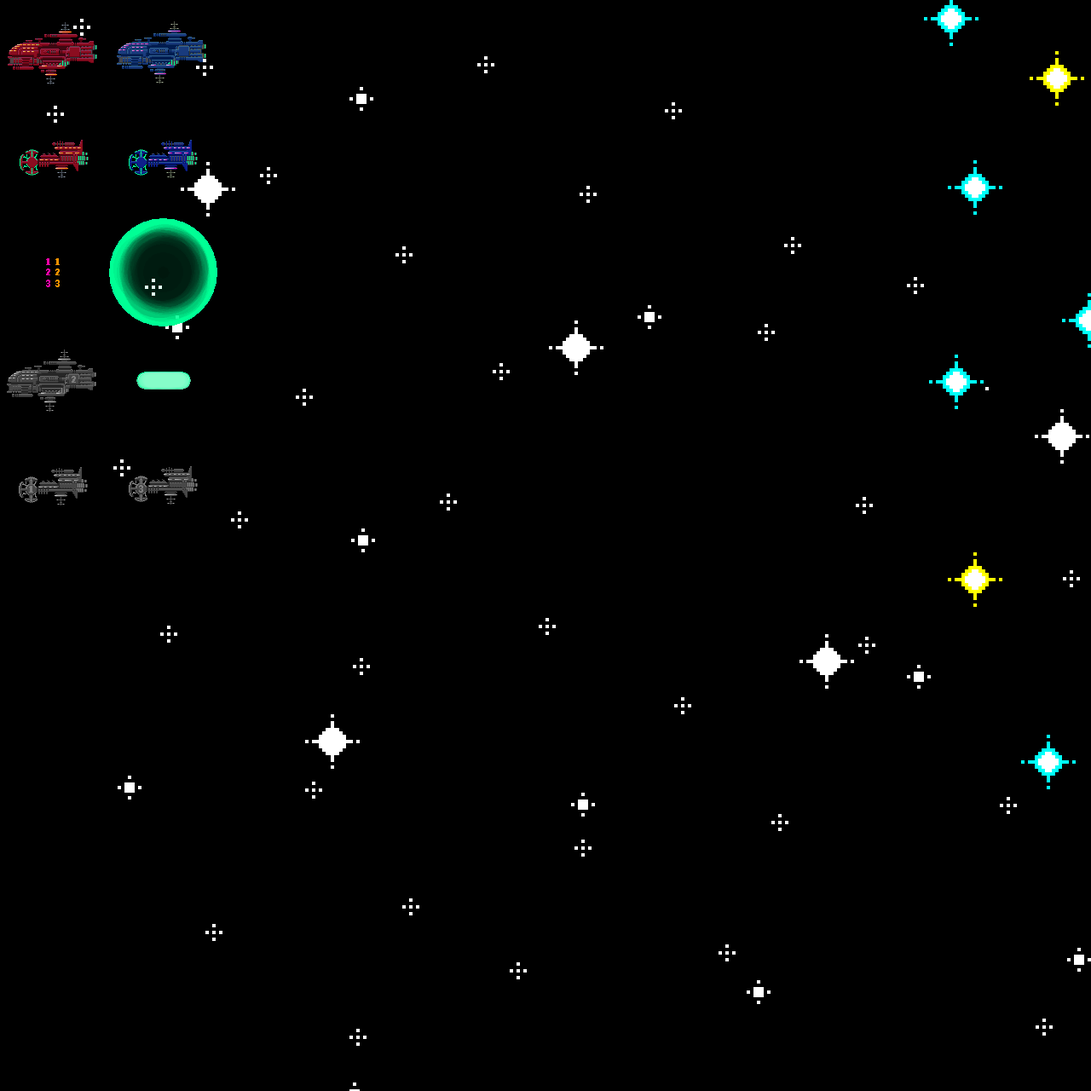
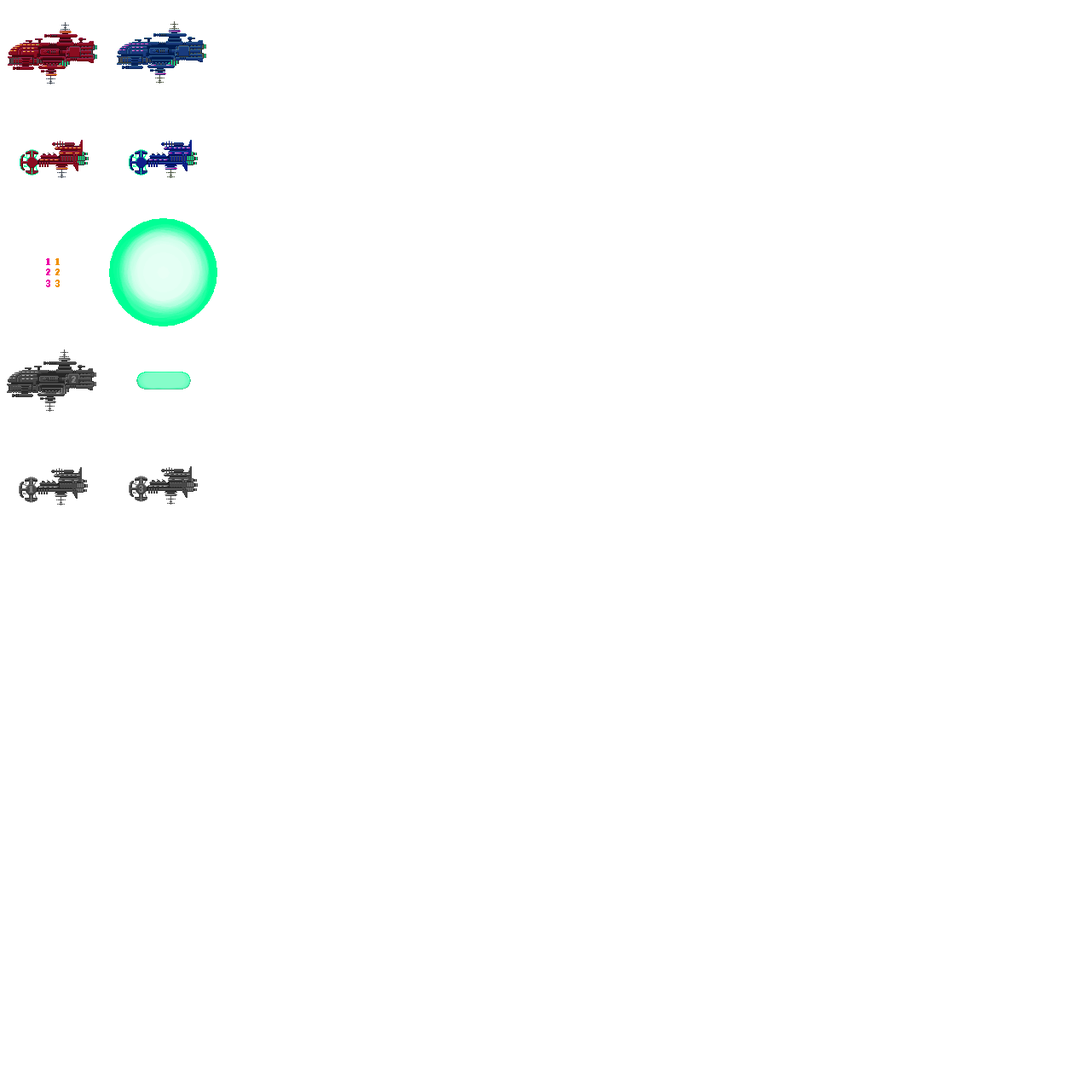
Comparing the layer stacks of the two 1091 x 1091 images. Changes:
hid "Layer 1" over [0, 0, 1091, 1091]
